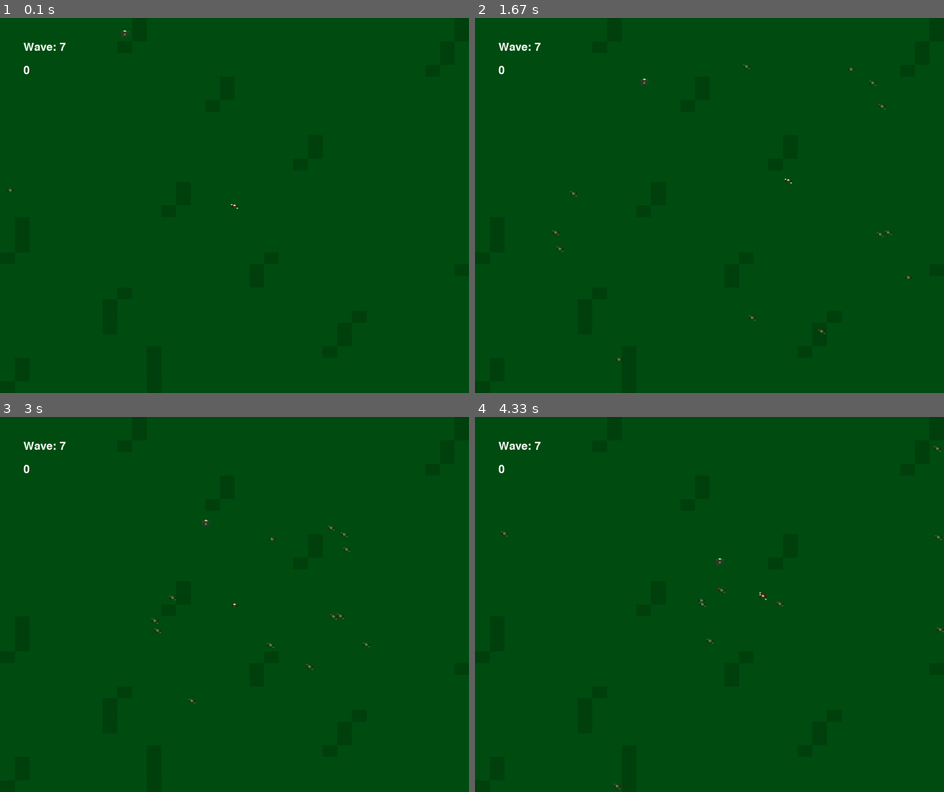
Above: before the commit, frames 1-4 (two rows, left to right).
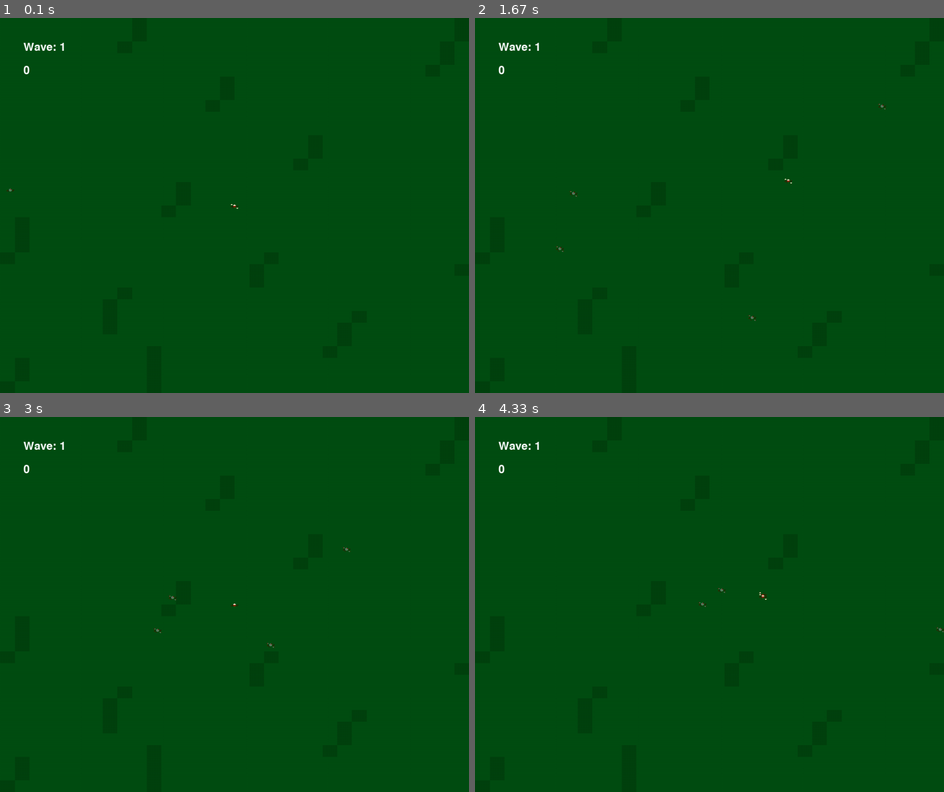
Above: after the commit, the same moments.

Repository: NotMrW/pygamesixtynine
Game: pygame game, started from main.py
The game is run twice, just before and just after one commit, with the same random seed, the same clock (stepped at 60 frames per second) and the same inputs.
Inputs:
- Up to frame 1 (0.1 s): no input
- Up to frame 2 (1.67 s): hold Right 0.33-0.8 s; hold Up 0.83-1.13 s; hold Right 1.17-1.63 s
- Up to frame 3 (3 s): hold Left 1.67-2.2 s; hold Down 2.23-2.53 s; hold Left 2.57-2.97 s
- Up to frame 4 (4.33 s): hold Up 3-3.37 s; hold Right 3.4-4.03 s; hold Down from 4.07 s (still down)

The runs differ from the first frame. In frame 1, less than 0.1% of the frame differs, in the area x 12-28%, y 3-9%; in frame 2, 0.1%; in frame 3, 0.1%, in the area x 12-79%, y 6-77%; in frame 4, 0.1%.

Commit message:
the game "works"

Diff:
--- a/main.py
+++ b/main.py
@@ -53,7 +53,7 @@
         self.speedy_bois_spawned = 0
         self.speedy_bois_killed = 0
 
-        self.wave_number = 7
+        self.wave_number = 1
         self.wave_surface = self.font.render(f"Wave: {self.wave_number}", True, (255, 255, 255))
         self.spawn_counter = 0
         self.level_threshold = 5 + 5*self.wave_number
--- a/settings.py
+++ b/settings.py
@@ -10,11 +10,11 @@
         #more setting sorting
         self.player_SPEED = 3 #Damn, speed equaled 3
         self.big_boi_SPEED = self.player_SPEED/2 #original speed: HALF of player's speed
-        self.speedy_boi_SPEED = self.player_SPEED * 3 #original: TRIPLE the player's speed
+        self.speedy_boi_SPEED = self.player_SPEED * 2.75 #original: TRIPLE the player's speed
         self.KNOCKBACK_AMOUNT = 20
 
         #Just some more sorting to find stats easier, did you expect more?
-        self.bullet_SPEED = 20 #SPEED
+        self.bullet_SPEED = 25 #SPEED
 
         #even more sorting, is this getting old yet?
         self.ENEMY_FLASH_RATE = .01 #flashy flashy
